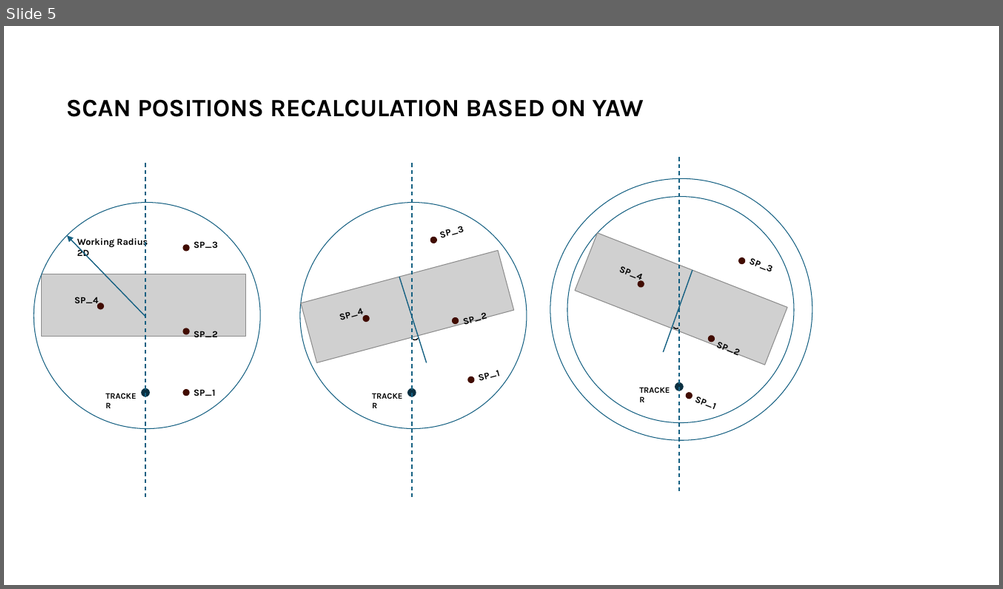
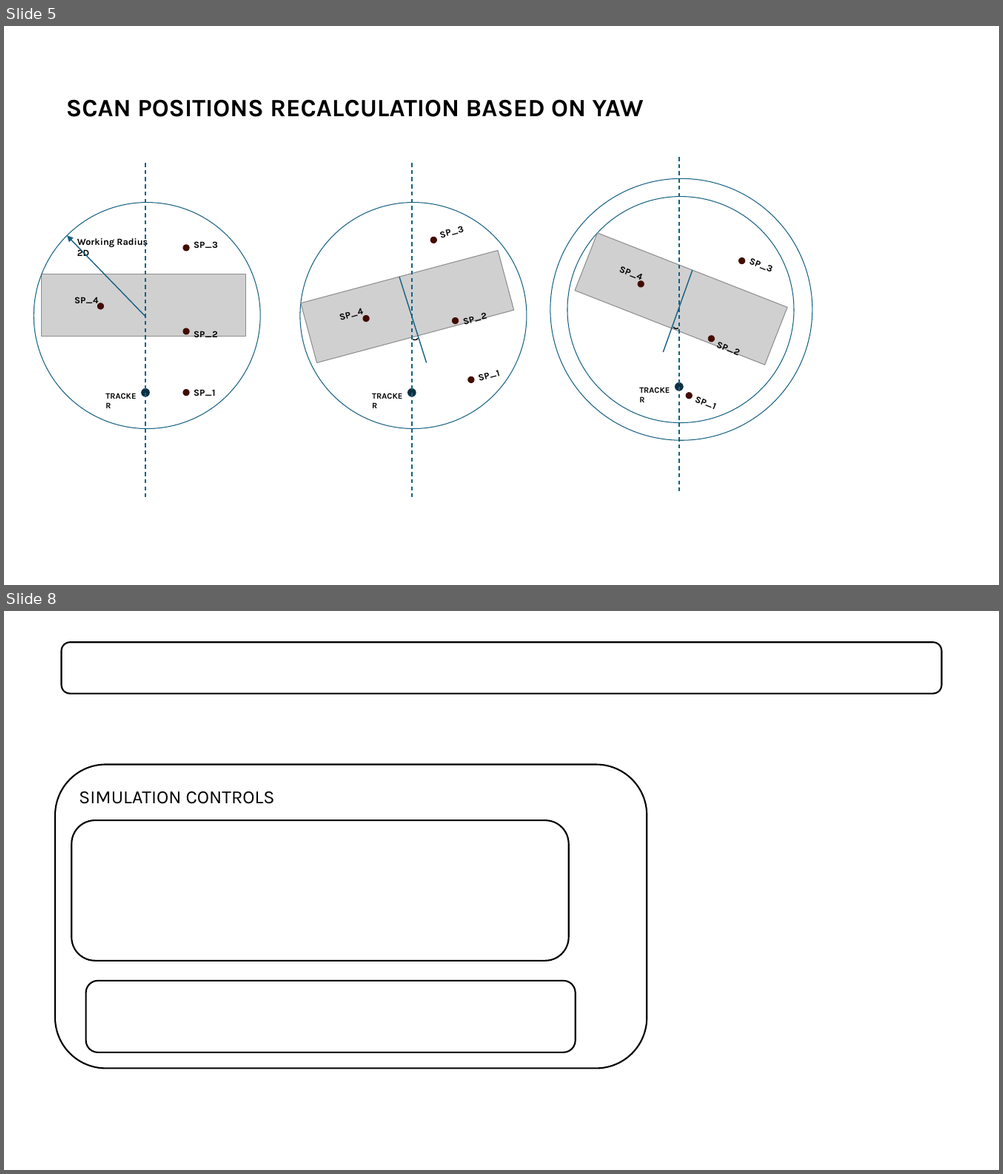
Before and after one commit to mkc2011/App-BLINC_iM, a slide deck: New Microsoft PowerPoint Presentation.pptx. Shown one above the other, each under a label of ours: slide 5 before the commit, slides 5 and 8 after it; the slides between them are not shown. The pictures are 1003x589 and 1003x1174 pixels, drawn with LibreOffice and Linux fonts; fonts in the diff are those of the drawing; grey boxes stand for pictures; background and template pictures are left out. Boxes give left, top, right and bottom in pixels: in the first picture for what was removed or moved away, otherwise in the second. Text is boxed around its words. In the diff, an @@ line names an element or a change of style, - is before the commit and + after.

Commit message:
Blade counter layout updated, WTG input parameters card layout updated,
Existing issue:
to revise overall structure
to add simulation controls tab
to add warnings
to add logos
to add System stats

```diff
--- a/New Microsoft PowerPoint Presentation.pptx
+++ b/New Microsoft PowerPoint Presentation.pptx
@@ slide 8 added at [4,611,999,1170], background #FFFFFF @@
@@ rounded rectangle added at [62,642,942,694], fill #FFFFFF, outline #000000 1.5 pt @@
@@ rounded rectangle added at [56,765,647,1069], fill #FFFFFF, outline #000000 1.5 pt @@
@@ text added at [79,792,275,804], 18 pt, text #000000 @@
+SIMULATION CONTROLS
@@ rounded rectangle added at [72,820,569,961], fill #FFFFFF, outline #000000 1.5 pt @@
@@ rounded rectangle added at [86,981,575,1053], fill #FFFFFF, outline #000000 1.5 pt @@
```
Also in this commit, not shown: 1 slide changed, 2 other slides added, 2 other files.
